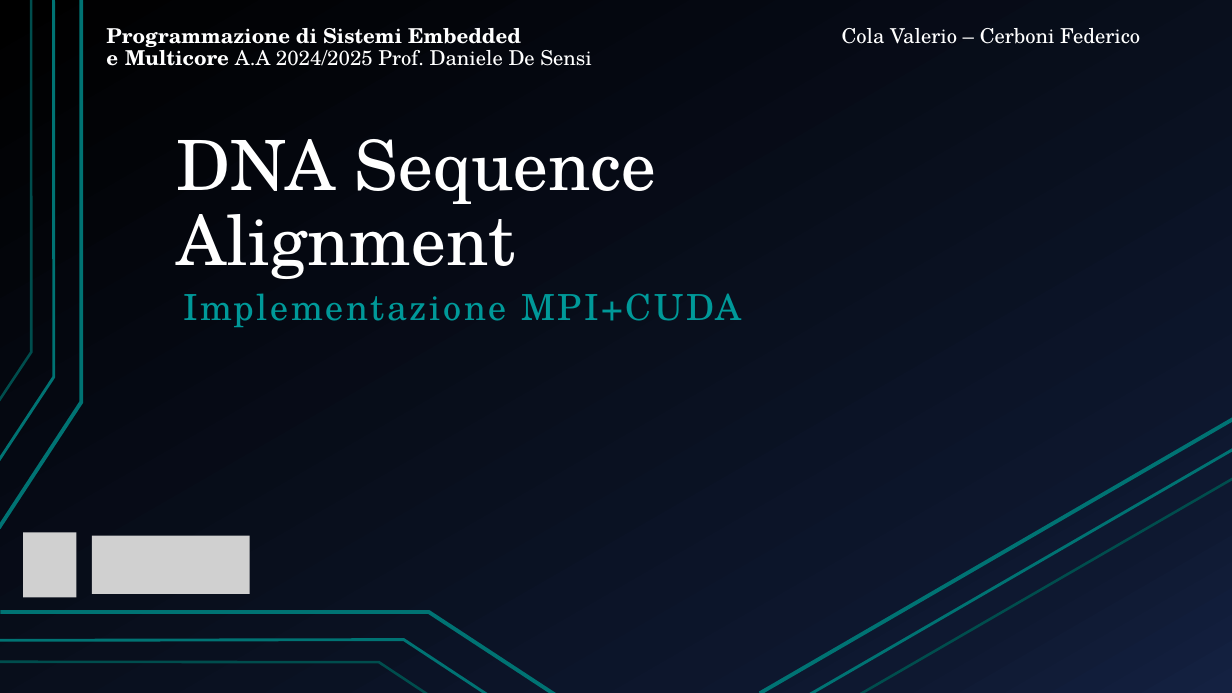
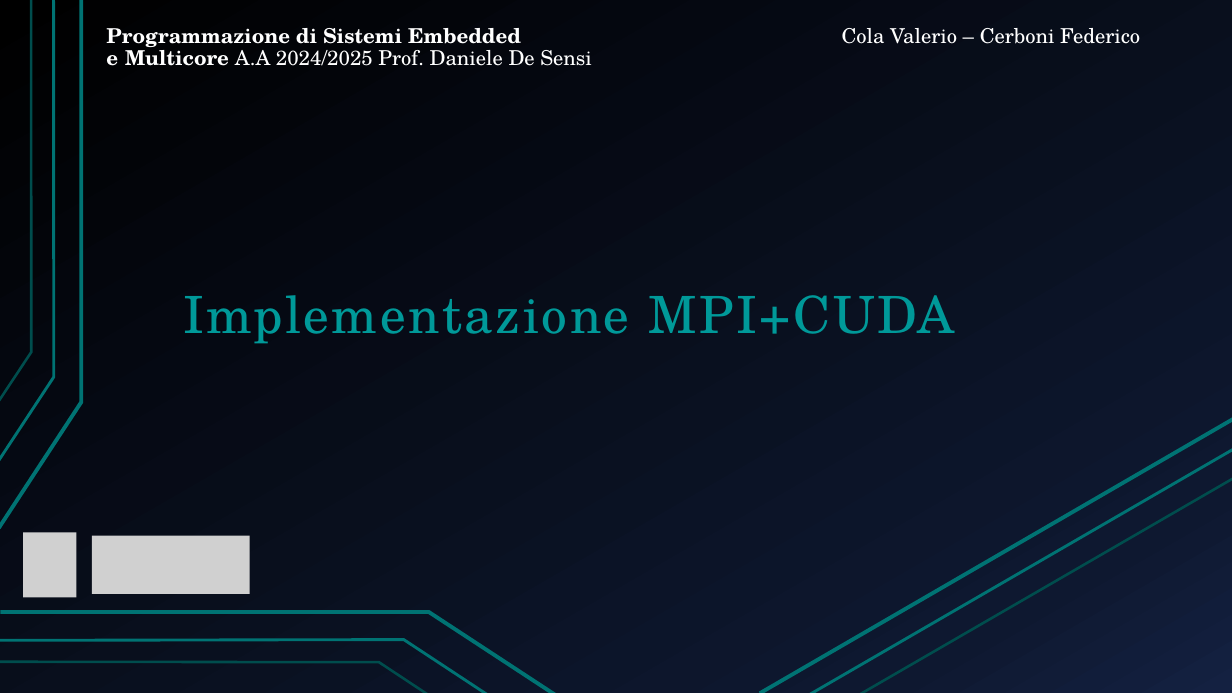
Before and after one commit to Valerio-Cola/Progetto-Multicore, a slide deck: slide 13 of Docs/DNA Sequence Alignment.pptx. Drawn at 1232x693 pixels with LibreOffice and Linux fonts; fonts in the diff are those of the drawing; grey boxes stand for pictures. Boxes give left, top, right and bottom in pixels: in the first picture for what was removed or moved away, otherwise in the second. Text is boxed around its words. In the diff, an @@ line names an element or a change of style, - is before the commit and + after.

```diff
--- a/Docs/DNA Sequence Alignment.pptx
+++ b/Docs/DNA Sequence Alignment.pptx
@@ title removed at bbox=[177, 139, 656, 279] @@
-DNA Sequence Alignment
@@ subtitle "Implementazione MPI+CUDA" at bbox=[183, 295, 955, 344]: size 28 to 40 pt @@
```
Also in this commit, not shown: 9 other slides changed, 2 other files.
